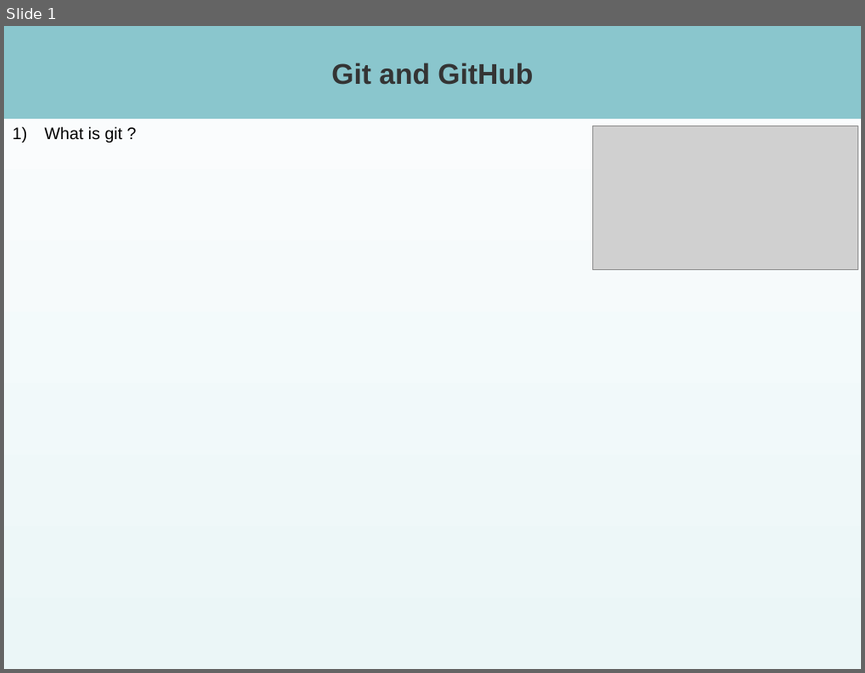
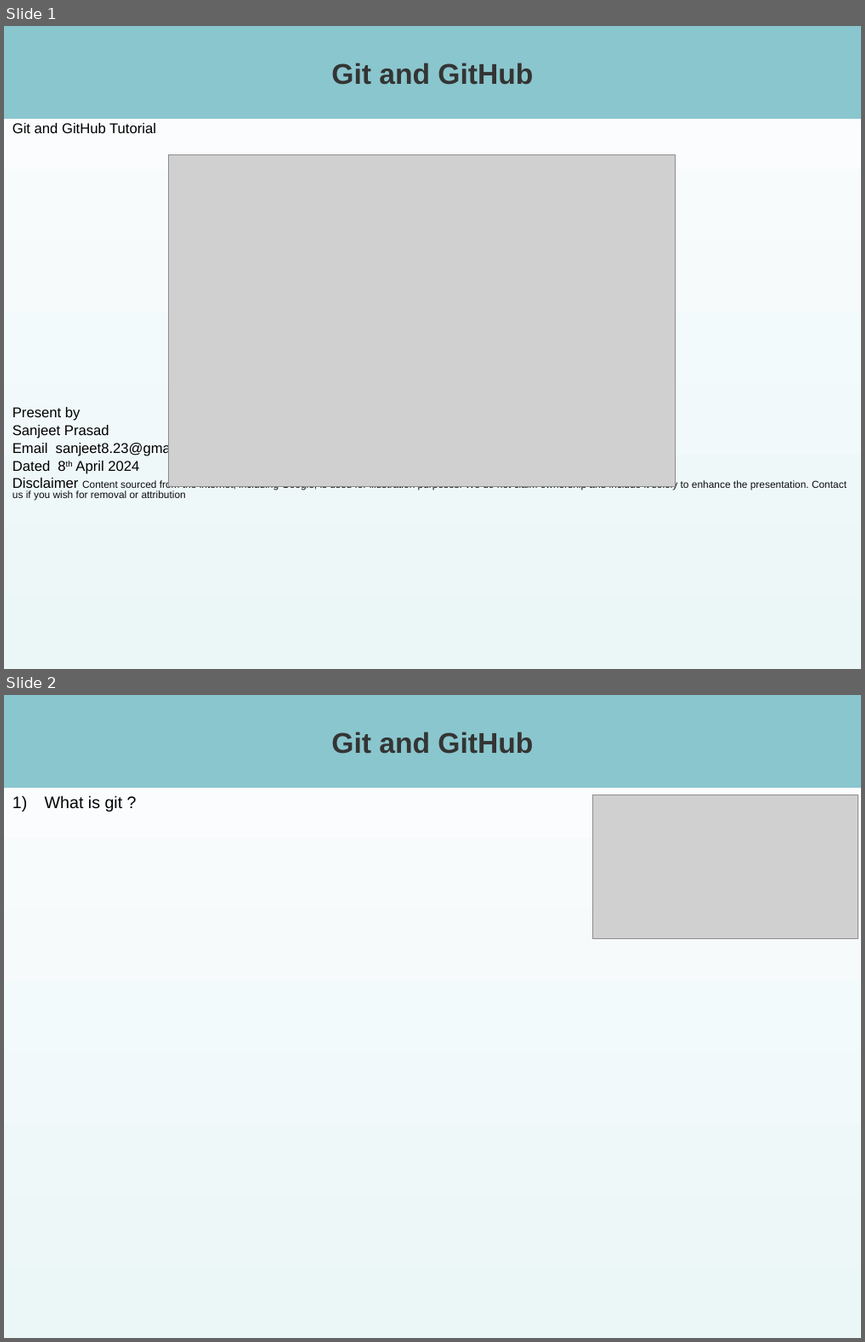
Before and after one commit to sanjeet9019/gitandgithub, a slide deck: gitPPT/gitandgithub.ppt. Shown one above the other, each under a label of ours: slide 1 before the commit, slides 1 and 2 after it. The pictures are 865x673 and 865x1342 pixels, drawn with LibreOffice and Linux fonts; fonts in the diff are those of the drawing; grey boxes stand for pictures. Boxes give left, top, right and bottom in pixels: in the first picture for what was removed or moved away, otherwise in the second. Text is boxed around its words. In the diff, an @@ line names an element or a change of style, - is before the commit and + after.

```diff
--- a/gitPPT/gitandgithub.ppt
+++ b/gitPPT/gitandgithub.ppt
@@ slide 1 added at <box>4,26,861,669</box>, background gradient #FCFDFE to #EBF6F7 @@
@@ title added at <box>4,26,861,119</box>, fill #8AC6CD, 24 pt, text #343434, bold @@
+Git and GitHub
@@ text added at <box>12,123,846,500</box>, 8.5 pt, text #0D0D0D @@
+Git and GitHub Tutorial
+Present by
+Sanjeet Prasad
+Email sanjeet8.23@gmail.com
+Dated 8th April 2024
+Disclaimer Content sourced from the internet, including Google, is used for illustration purposes. We do not claim ownership and include it solely to enhance the presentation. Contact us if you wish for removal or attribution
@@ picture added at <box>169,154,676,486</box> @@
@@ what was slide 1 is now slide 2 @@
```
Also in this commit, not shown: 1 slide changed.
